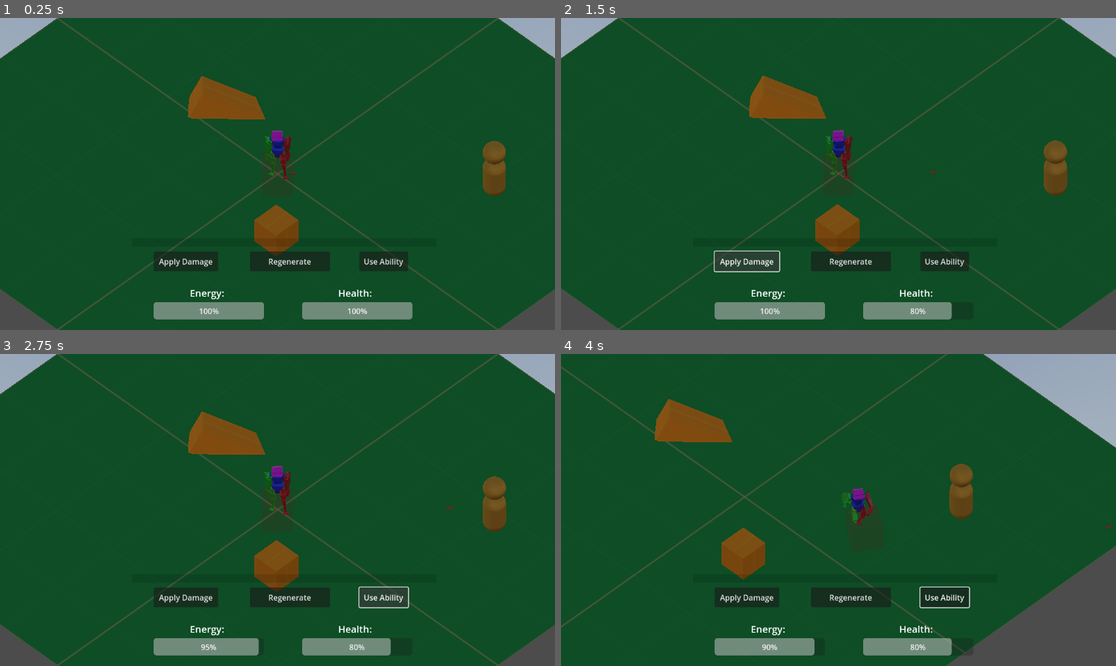
Above: before the commit, frames 1-4 (two rows, left to right).
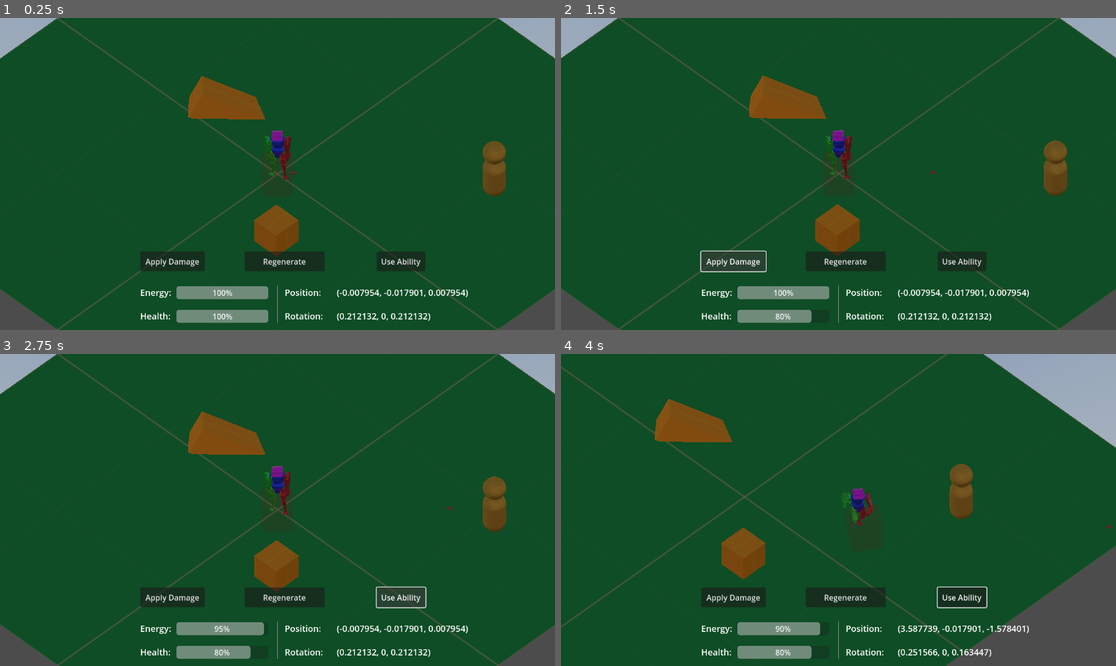
Above: after the commit, the same moments.

Repository: Androx765/Game_dev
Game: Godot game, scene res://scenes/game/game.tscn
Two runs of this game, one before a commit and one after it. Both use one fixed random seed, a clock stepped at 60 frames per second and the inputs below. This scene is started directly instead of the project's main scene. A sky picture missing from this copy of the repository is replaced by a grey-blue gradient.
Inputs (mouse positions are in pixels of both pictures, inside the frame that each line leads up to):
- Up to frame 1 (0.25 s): no input
- Up to frame 2 (1.5 s): click "Regenerate" at 0.5 s; click "Apply Damage" at 1.25 s
- Up to frame 3 (2.75 s): click "Use Ability" at 2 s
- Up to frame 4 (4 s): tap Enter at 2.75 s; move the mouse to (960, 494) at 2.77 s; hold D (move_right) 2.78-3.53 s; hold 1 (dance1) 2.78-3.53 s; move the mouse to (727, 525) at 3.52 s; hold S (move_down) from 3.53 s (still down); tap 2 (dance2) at 3.6 s

The runs differ from the first frame. In frame 1, 4.3% of the frame differs, in the area x 25-85%, y 74-98%; in frame 2, 4.2%; in frame 3, 4.1%; in frame 4, 4.1%.

Commit message:
Add player rotation, position to UI

Diff:
--- a/Game/scenes/game/characters/testing_base_entity/entityTestingUI.gd
+++ b/Game/scenes/game/characters/testing_base_entity/entityTestingUI.gd
@@ -1,28 +1,36 @@
 extends Control
 
 @onready var playerNode: Entity = $"../Player"
+var player_model
 
 # Called when the node enters the scene tree for the first time.
 func _ready():
+	player_model = playerNode.get_node("playerModelWAnim")
 	$HealthBar.max_value = playerNode.health_max
 	$HealthBar.value = playerNode.health_current
 	$EnergyBar.max_value = playerNode.energy_max
 	$EnergyBar.value = playerNode.energy_current
+	$Position.text = str(playerNode.position)
+	$Rotation.text = str(player_model.global_transform.basis.z)
 
 # Called every frame. 'delta' is the elapsed time since the previous frame.
 func _process(delta):
 	# update progress bars
 	$HealthBar.value = playerNode.health_current
 	$EnergyBar.value = playerNode.energy_current
+	# update positon and rotation
+	$Position.text = str(playerNode.position)
+	$Rotation.text = str(player_model.global_transform.basis.z)
 
+func get_transform_basis_as_string(basis: Basis):
+	return str(basis.x) + ", " + str(basis.y) + ", " + str(basis.z)
 
 func _on_button_apply_damage_pressed():
 	playerNode.apply_damage(20)
 
-
 func _on_button_regen_health_pressed():
-	playerNode.regen_health()
-	playerNode.regen_energy()
+	playerNode.health_current = playerNode.health_max
+	playerNode.energy_current = playerNode.energy_max
 
 
 func _on_button_use_ability_pressed():
--- a/Game/scenes/game/characters/testing_base_entity/entityTestingUI.tscn
+++ b/Game/scenes/game/characters/testing_base_entity/entityTestingUI.tscn
@@ -12,70 +12,104 @@
 grow_vertical = 2
 script = ExtResource("1_wwkeq")
 
-[node name="ColorRect" type="ColorRect" parent="."]
-layout_mode = 1
-anchors_preset = 15
-anchor_right = 1.0
-anchor_bottom = 1.0
-grow_horizontal = 2
-grow_vertical = 2
-color = Color(0, 0, 0, 0.117647)
-
 [node name="Health" type="Label" parent="."]
 layout_mode = 0
-offset_left = 428.0
+offset_left = 16.0
+offset_top = 149.0
+offset_right = 91.0
+offset_bottom = 172.0
+theme_override_font_sizes/font_size = 18
+text = "Health: "
+
+[node name="Rotation" type="Label" parent="."]
+layout_mode = 0
+offset_left = 424.0
+offset_top = 149.0
+offset_right = 571.0
+offset_bottom = 175.0
+theme_override_font_sizes/font_size = 18
+text = "0"
+
+[node name="RotationLabel" type="Label" parent="."]
+layout_mode = 0
+offset_left = 316.0
+offset_top = 149.0
+offset_right = 444.0
+offset_bottom = 172.0
+theme_override_font_sizes/font_size = 18
+text = "Rotation: "
+
+[node name="Position" type="Label" parent="."]
+layout_mode = 0
+offset_left = 424.0
 offset_top = 100.0
-offset_right = 503.0
-offset_bottom = 128.0
-theme_override_font_sizes/font_size = 20
-text = "Health: "
+offset_right = 571.0
+offset_bottom = 126.0
+theme_override_font_sizes/font_size = 18
+text = "0"
+
+[node name="PositionLabel" type="Label" parent="."]
+layout_mode = 0
+offset_left = 316.0
+offset_top = 100.0
+offset_right = 440.0
+offset_bottom = 123.0
+theme_override_font_sizes/font_size = 18
+text = "Position: "
 
 [node name="Energy" type="Label" parent="."]
 layout_mode = 0
-offset_left = 120.0
+offset_left = 16.0
 offset_top = 100.0
-offset_right = 197.0
-offset_bottom = 128.0
-theme_override_font_sizes/font_size = 20
+offset_right = 93.0
+offset_bottom = 123.0
+theme_override_font_sizes/font_size = 18
 text = "Energy: "
 
 [node name="Button_ApplyDamage" type="Button" parent="."]
 layout_mode = 0
-offset_left = 45.0
+offset_left = 16.0
 offset_top = 28.0
-offset_right = 179.0
+offset_right = 150.0
 offset_bottom = 69.0
 text = "Apply Damage"
 
 [node name="Button_RegenHealth" type="Button" parent="."]
 layout_mode = 0
-offset_left = 245.0
+offset_left = 233.0
 offset_top = 28.0
-offset_right = 411.0
+offset_right = 399.0
 offset_bottom = 69.0
 text = "Regenerate"
 
 [node name="Button_UseAbility" type="Button" parent="."]
 layout_mode = 0
-offset_left = 472.0
+offset_left = 507.0
 offset_top = 28.0
-offset_right = 573.0
+offset_right = 608.0
 offset_bottom = 69.0
 text = "Use Ability"
 
 [node name="HealthBar" type="ProgressBar" parent="."]
 layout_mode = 0
-offset_left = 353.0
-offset_top = 133.0
-offset_right = 582.0
-offset_bottom = 169.0
+offset_left = 91.0
+offset_top = 149.0
+offset_right = 282.0
+offset_bottom = 176.0
 
 [node name="EnergyBar" type="ProgressBar" parent="."]
 layout_mode = 0
-offset_left = 45.0
-offset_top = 133.0
-offset_right = 274.0
-offset_bottom = 169.0
+offset_left = 91.0
+offset_top = 100.0
+offset_right = 282.0
+offset_bottom = 127.0
+
+[node name="VSeparator" type="VSeparator" parent="."]
+layout_mode = 0
+offset_left = 299.0
+offset_top = 100.0
+offset_right = 304.0
+offset_bottom = 176.0
 
 [connection signal="pressed" from="Button_ApplyDamage" to="." method="_on_button_apply_damage_pressed"]
 [connection signal="pressed" from="Button_RegenHealth" to="." method="_on_button_regen_health_pressed"]
--- a/Game/scenes/game/game.tscn
+++ b/Game/scenes/game/game.tscn
@@ -87,10 +87,12 @@
 transform = Transform3D(0.75, 0, 0, 0, 0.75, 0, 0, 0, 0.75, 5.46985, 0.690464, -4.35374)
 
 [node name="EntityTestingUI" parent="." instance=ExtResource("1_snwct")]
-offset_left = 274.0
-offset_top = 457.0
-offset_right = 273.552
-offset_bottom = 290.784
-grow_horizontal = 1
-grow_vertical = 1
+anchor_left = 0.239
+anchor_top = 0.715
+anchor_right = 0.239
+anchor_bottom = 0.715
+offset_left = -0.328003
+offset_top = -6.32001
+offset_right = -0.328003
+offset_bottom = 0.0
 size_flags_vertical = 0
